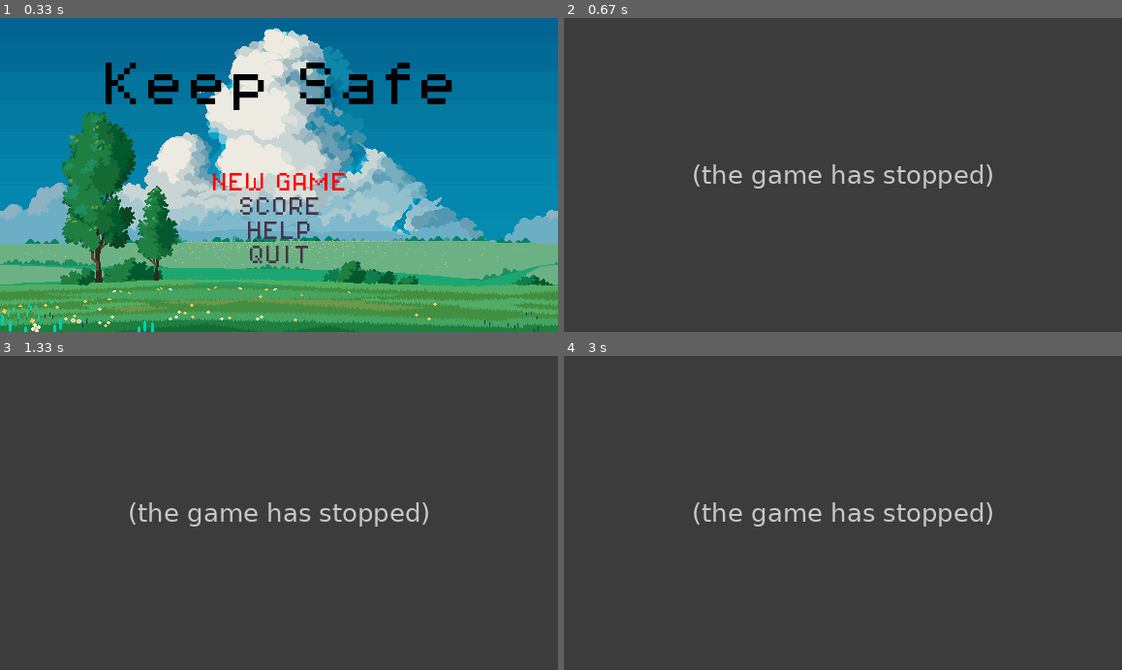
Above: before the commit, frames 1-4 (two rows, left to right).
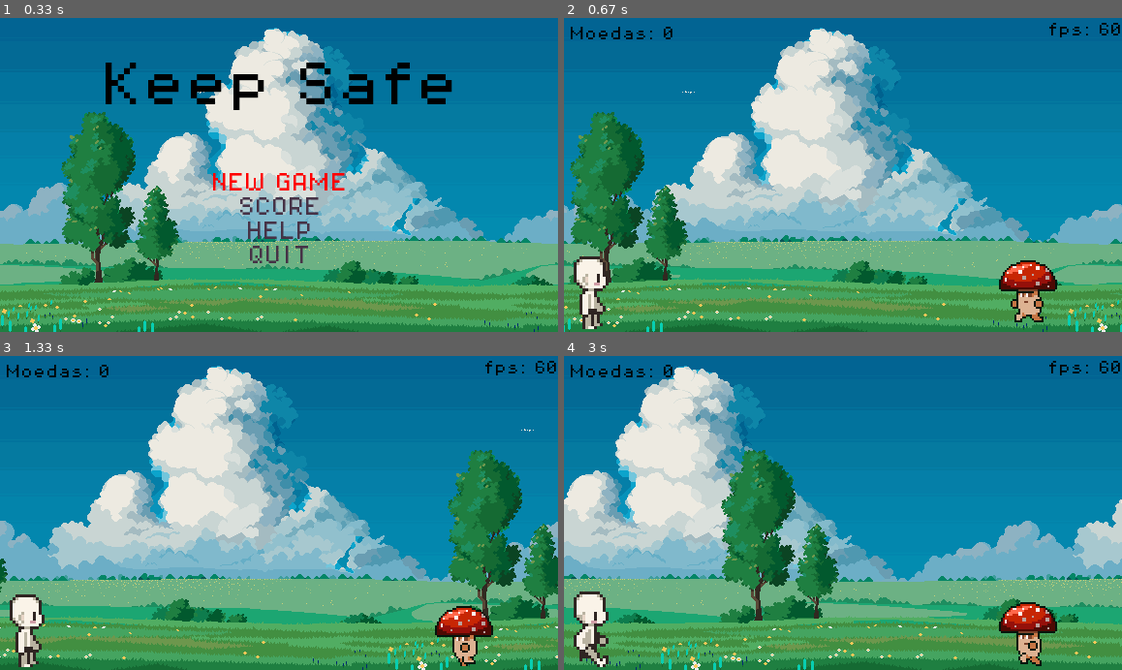
Above: after the commit, the same moments.

Repository: RyanMartinsOne/pygame
Game: pygame game, started from main.py
The game is run twice, just before and just after one commit, with the same random seed, the same clock (stepped at 60 frames per second) and the same inputs.
Inputs:
- Up to frame 1 (0.33 s): no input
- Up to frame 2 (0.67 s): tap Enter at 0.33 s
- Up to frame 3 (1.33 s): no input
- Up to frame 4 (3 s): no input

Frame 1 is identical in both runs. In frame 2, 100% of the frame differs, in the area x 0-100%, y 0-100%; in frame 3, 100%; in frame 4, 100%.
Error before the commit: TypeError: Level.__init__() takes 3 positional arguments but 4 were given (Game.py line 24); the game stopped at 0.33 s (later frames are placeholders)

Commit message:
feat(levels): New elements for levels, fixing the fps limit on 60, quit event, showing fps and coins at the game

Diff:
--- a/code/Level.py
+++ b/code/Level.py
@@ -1,19 +1,64 @@
 import pygame
+from pygame import Surface, Rect
+from pygame.font import Font
 
+from code.Const import COLOR_BLACK, WINDOW_WIDTH
 from code.Entity import Entity
 from code.EntityFactory import EntityFactory
 
 
 class Level:
-    def __init__(self, window, name):
+    def __init__(self, window, name, coins):
         self.window = window
         self.name = name
-        self.entity_list: list [Entity] = []
-        self.entity_list.extend(EntityFactory.get_entity('Level01Bg'))
+        self.entity_list: list[Entity] = []
+        # background
+        self.entity_list.extend(EntityFactory.get_entity(f"{self.name}Bg"))
+
+        # player
+        self.entity_list.append(EntityFactory.get_entity(
+            "Player",
+            position=(10, 240),
+        ))
+
+        # enemy
+        self.entity_list.append(EntityFactory.get_entity(
+            "Enemy",
+            position=(449, 250),
+        ))
+
+        self.coins = coins
 
     def run(self):
+        pygame.mixer.music.load(f"./assets/sounds/music/{self.name}.mp3")
+        pygame.mixer.music.play(-1)
+        clock = pygame.time.Clock()
+
         while True:
+            # Delta time para manter animação num ritmo constante
+            dt = clock.tick(60) / 1000
+
+            for event in pygame.event.get():
+                if event.type == pygame.QUIT:
+                    pygame.quit()
+                    quit()
+
             for entity in self.entity_list:
-                self.window.blit(source=entity.surf, dest=entity.rect)
+                if hasattr(entity, "update"):
+                    entity.update(dt)
+
                 entity.move()
+                self.window.blit(source=entity.image, dest=entity.rect)
+
+            self.level_text(f"Moedas: {self.coins}", 14, COLOR_BLACK, (5, 9))
+            self.level_text(
+                f"fps: {clock.get_fps():.0f}", 14, COLOR_BLACK, (WINDOW_WIDTH - 77, 5)
+            )
+
             pygame.display.flip()
+
+    def level_text(self, text: str, text_size: int, text_color: tuple, text_position: tuple):
+        text_font: Font = pygame.font.Font("assets/fonts/PixelOperator8.ttf", text_size)
+        text_surface: Surface = text_font.render(text, True, text_color).convert_alpha()
+        text_rect: Rect = text_surface.get_rect(left=text_position[0], top=text_position[1])
+        self.window.blit(source=text_surface, dest=text_rect)
